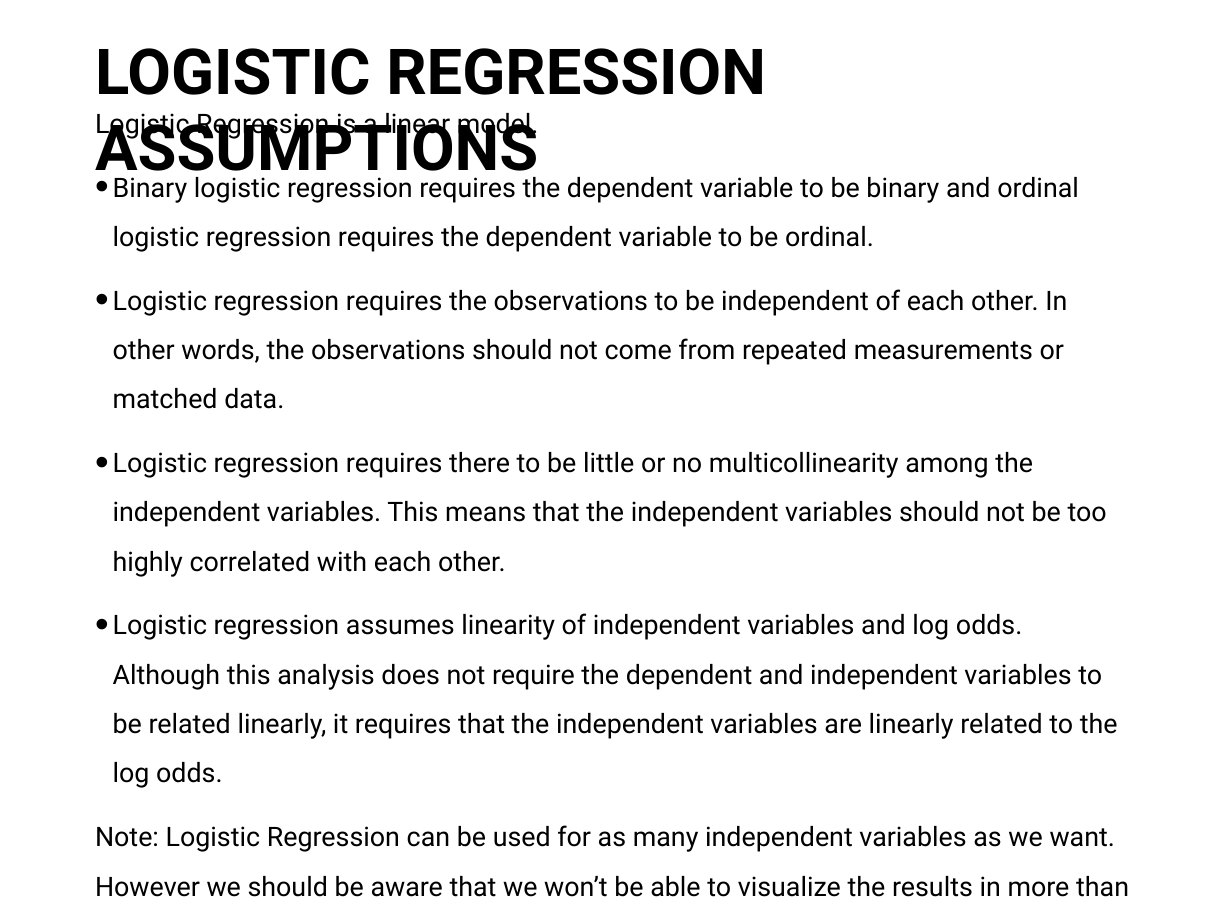
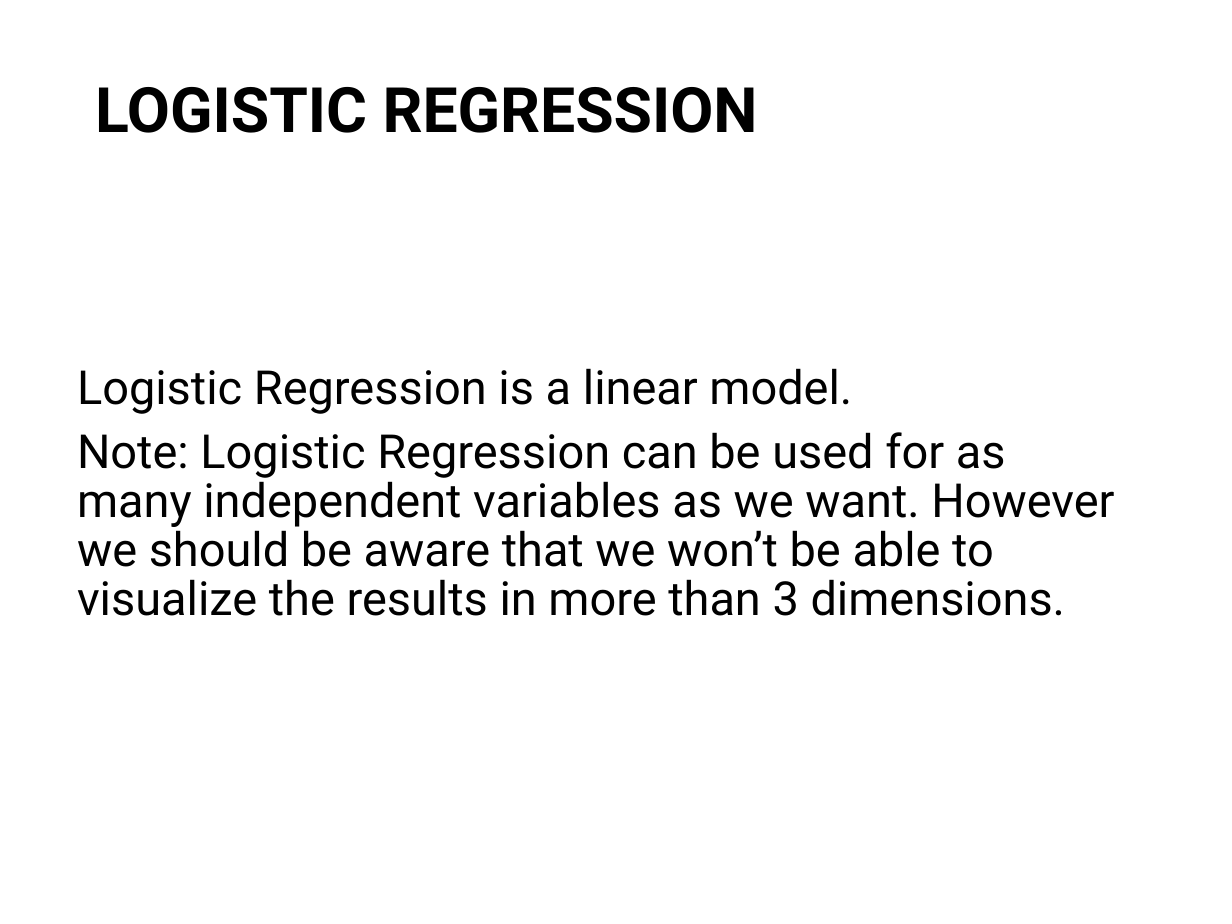
Before and after one commit to NidhxGupta/PESU-I-O-ML-PROJECT, a slide deck: slide 6 of PESU I:O ML PROJECT.pptx. Drawn at 1232x924 pixels with LibreOffice and Linux fonts; fonts in the diff are those of the drawing. Boxes give left, top, right and bottom in pixels: in the first picture for what was removed or moved away, otherwise in the second. Text is boxed around its words. In the diff, an @@ line names an element or a change of style, - is before the commit and + after.

```diff
--- a/PESU I:O ML PROJECT.pptx
+++ b/PESU I:O ML PROJECT.pptx
@@ title at <box>95,87,758,133</box>: text changed; size 52.6 to 52 pt @@
-LOGISTIC REGRESSION ASSUMPTIONS
+LOGISTIC REGRESSION
@@ text "Logistic Regression is a linear ...": place and size @@
-text "Logistic Regression is a linear ..." at <box>95,113,1129,897</box>
+text "Logistic Regression is a linear ..." at <box>77,368,1114,616</box>
@@ text "Logistic Regression is a linear ..." at <box>77,368,1114,616</box>: size 22.3 to 39 pt @@
@@ text at <box>113,177,1118,788</box>: paragraphs removed @@
-• Binary logistic regression requires the dependent variable to be binary and ordinal logistic regression requires the dependent variable to be ordinal.
-• Logistic regression requires the observations to be independent of each other. In other words, the observations should not come from repeated measurements or matched data.
-• Logistic regression requires there to be little or no multicollinearity among the independent variables. This means that the independent variables should not be too highly correlated with each other.
-• Logistic regression assumes linearity of independent variables and log odds. Although this analysis does not require the dependent and independent variables to be related linearly, it requires that the independent variables are linearly related to the log odds.
```
Also in this commit, not shown: 1 other slide changed, 1 slide added, 2 slides removed.
